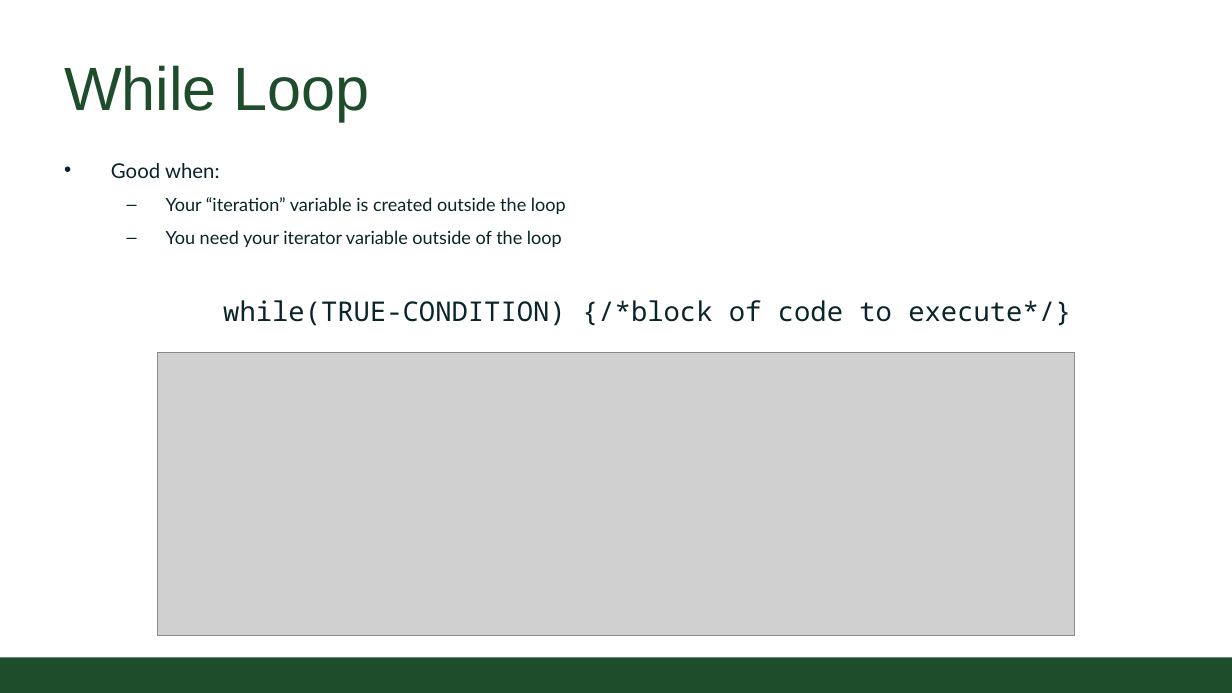
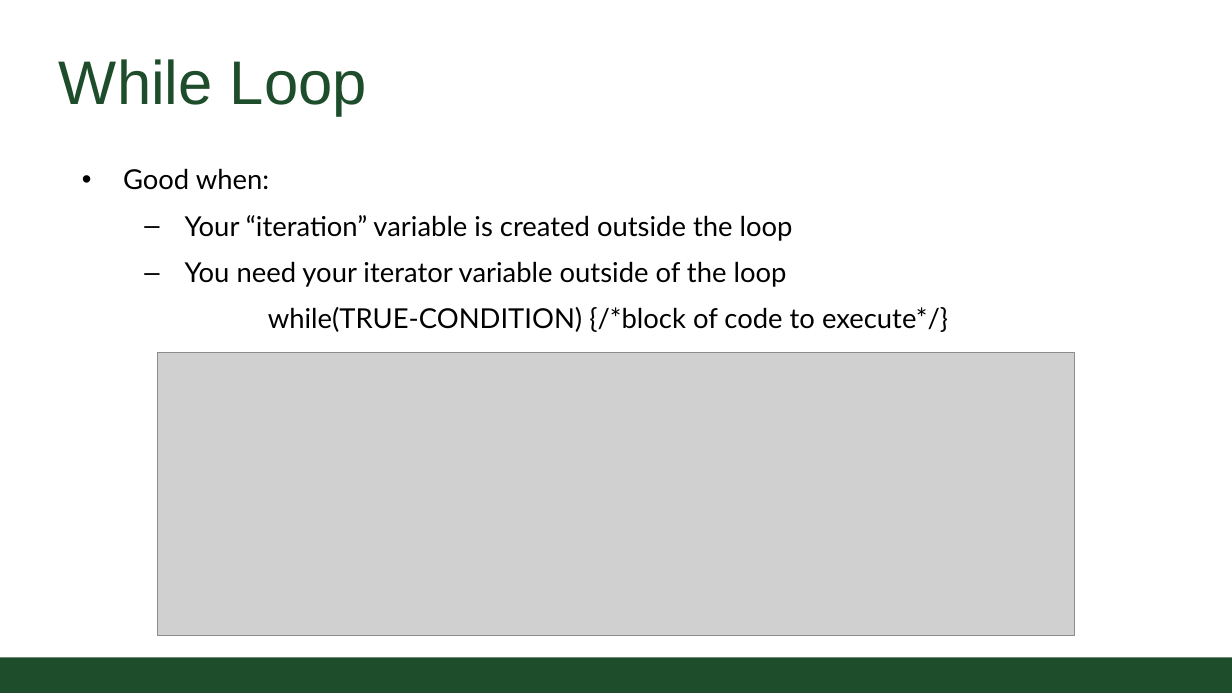
Before and after one commit to CSU-CompSci-CS163-4/Handouts, a slide deck: slide 7 of slides/On-Campus/03_02_Loops.pptx. Drawn at 1232x693 pixels with LibreOffice and Linux fonts; fonts in the diff are those of the drawing; grey boxes stand for pictures; background and template pictures are left out. Boxes give left, top, right and bottom in pixels: in the first picture for what was removed or moved away, otherwise in the second. Text is boxed around its words. In the diff, an @@ line names an element or a change of style, - is before the commit and + after.

```diff
--- a/slides/On-Campus/03_02_Loops.pptx
+++ b/slides/On-Campus/03_02_Loops.pptx
@@ title "While Loop" at (59, 59, 367, 115): size 54 to 54.4 pt @@
@@ text "Good when:": place and size @@
-text "Good when:" at (111, 163, 1071, 326)
+text "Good when:" at (123, 168, 948, 332)
@@ text "Good when:" at (123, 168, 948, 332): size 18 to 24.2 pt in "Good when:"; text colour #092529 to #000000; size 16 to 24.2 pt in "Your “iteration” variable is created outside the ...", "You need your iterator variable outside of ..."; size 24 to 24.2 pt, font Noto Sans Mono to Lato in "while(TRUE-CONDITION) {/*block of code to execute*/}"; indent changed; less space between paragraphs @@
```
Also in this commit, not shown: 7 other slides changed.
